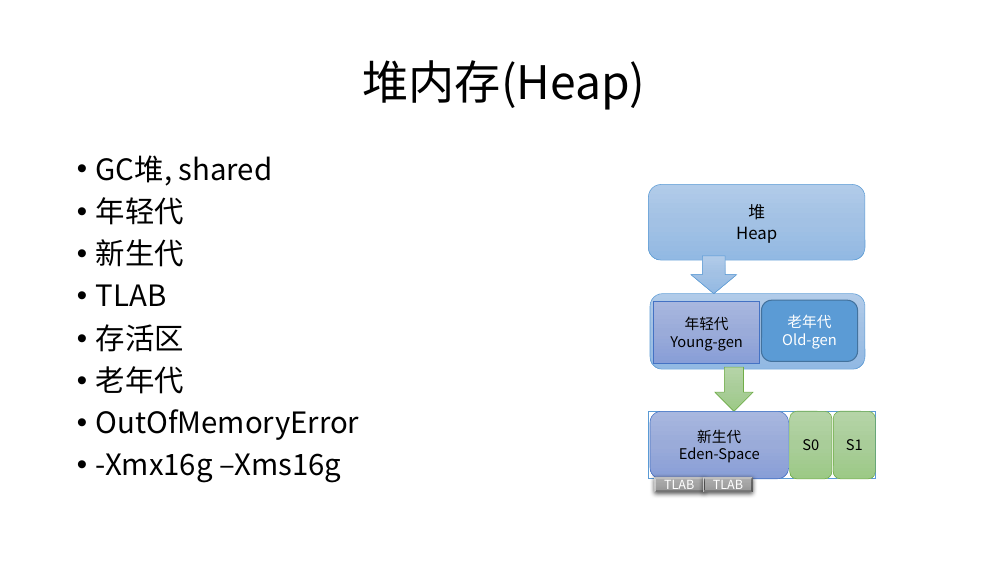
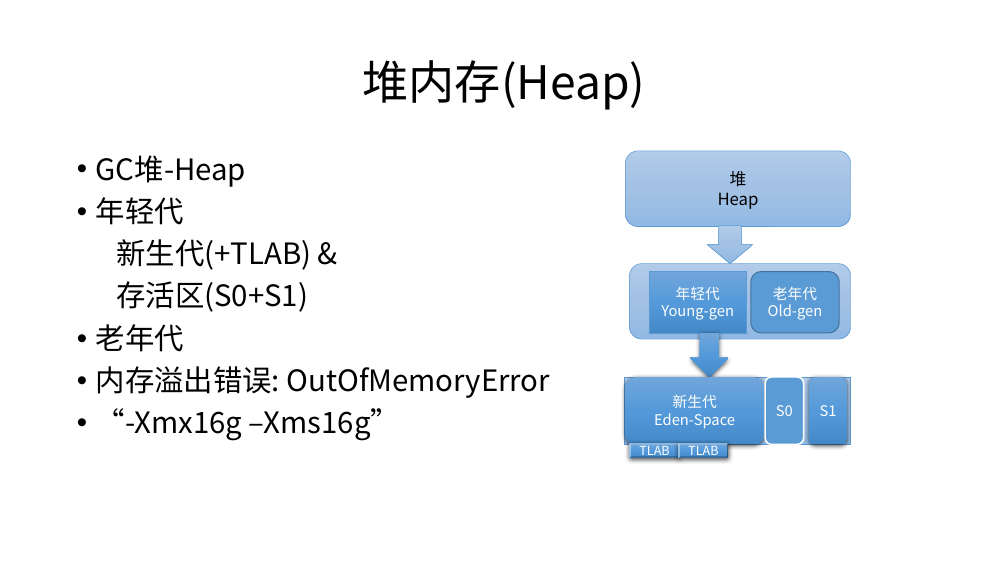
Before and after one commit to cncounter/translation, a slide deck: slide 25 of tiemao_2019/25_jvm_toc/01.JVM体系结构概述.pptx (slide 11 before the commit). Drawn at 1008x567 pixels with LibreOffice and Linux fonts; fonts in the diff are those of the drawing. Boxes give left, top, right and bottom in pixels: in the first picture for what was removed or moved away, otherwise in the second. Text is boxed around its words. In the diff, an @@ line names an element or a change of style, - is before the commit and + after.

```diff
--- a/tiemao_2019/25_jvm_toc/01.JVM体系结构概述.pptx
+++ b/tiemao_2019/25_jvm_toc/01.JVM体系结构概述.pptx
@@ text at [96, 155, 246, 187]: text changed @@
-• GC堆, shared
+• GC堆-Heap
@@ rounded rectangle "堆": place and size @@
-rounded rectangle "堆" at [649, 185, 865, 260]
+rounded rectangle "堆" at [625, 151, 851, 227]
@@ text at [116, 239, 311, 312]: text changed @@
-• 新生代
-• TLAB
-• 存活区
+新生代(+TLAB) &
+存活区(S0+S1)
@@ down arrow: place and size @@
-down arrow at [691, 256, 737, 293]
+down arrow at [708, 226, 753, 264]
@@ rounded rectangle: place and size @@
-rounded rectangle at [650, 293, 865, 369]
+rounded rectangle at [630, 264, 851, 340]
@@ rectangle "年轻代": place and size @@
-rectangle "年轻代" at [654, 302, 760, 363]
+rectangle "年轻代" at [650, 271, 747, 333]
@@ rectangle "年轻代" at [650, 271, 747, 333]: text colour #000000 to #FFFFFF; fill gradient #A8B7DF to #9AABD9 to #889ED7 to gradient #71A6DB to #559BDB to #448ACA; outline #4472C4 0.5 pt to #5B9BD5 0.5 pt @@
@@ rounded rectangle "老年代": place and size @@
-rounded rectangle "老年代" at [761, 300, 858, 361]
+rounded rectangle "老年代" at [751, 271, 839, 333]
@@ 2 bevels, 1 rounded rectangle, 1 rectangle, 1 down arrow: place and size @@
-2 bevels, 1 rounded rectangle, 1 rectangle, 1 down arrow at [649, 368, 876, 492]
+2 bevels, 1 rounded rectangle, 1 rectangle, 1 down arrow at [625, 333, 851, 458]
@@ down arrow at [690, 333, 729, 377]: fill gradient #B5D5A7 to #AACE9A to #9CC987 to gradient #71A6DB to #559BDB to #448ACA; outline #70AD47 0.5 pt to none; shadow on @@
@@ text at [96, 366, 551, 441]: text changed @@
-• OutOfMemoryError
-• -Xmx16g –Xms16g
+• 内存溢出错误: OutOfMemoryError
+• “-Xmx16g –Xms16g”
@@ rounded rectangle "新生代" at [625, 377, 764, 445]: text colour #000000 to #FFFFFF; fill gradient #A8B7DF to #9AABD9 to #889ED7 to gradient #71A6DB to #559BDB to #448ACA; outline #4472C4 0.5 pt to none; shadow on @@
@@ rectangle at [625, 377, 851, 445]: fill #FFFFFF to gradient #B1CBE9 to #A3C1E5 to #93B9E4; outline #5B9BD5 1 pt to #5B9BD5 0.5 pt @@
@@ rounded rectangle "S0": place and size @@
-rounded rectangle "S0" at [790, 411, 833, 479]
+rounded rectangle "S0" at [765, 377, 804, 445]
@@ rounded rectangle "S0" at [765, 377, 804, 445]: text colour #000000 to #FFFFFF; fill gradient #B5D5A7 to #AACE9A to #9CC987 to #5B9BD5; outline #70AD47 0.5 pt to #FFFFFF 1.5 pt @@
@@ rounded rectangle "S1": place and size @@
-rounded rectangle "S1" at [833, 411, 876, 479]
+rounded rectangle "S1" at [809, 377, 847, 445]
@@ rounded rectangle "S1" at [809, 377, 847, 445]: text colour #000000 to #FFFFFF; fill gradient #B5D5A7 to #AACE9A to #9CC987 to gradient #71A6DB to #559BDB to #448ACA; outline #70AD47 0.5 pt to none; shadow on @@
@@ bevel "TLAB" at [630, 443, 681, 458]: fill gradient #AFAFAF to #A5A5A5 to #939393 to gradient #71A6DB to #559BDB to #448ACA @@
@@ bevel "TLAB" at [678, 443, 729, 458]: fill gradient #AFAFAF to #A5A5A5 to #939393 to gradient #71A6DB to #559BDB to #448ACA @@
```
Also in this commit, not shown: 15 other slides changed, 26 slides added, 11 slides removed, 5 other files.
